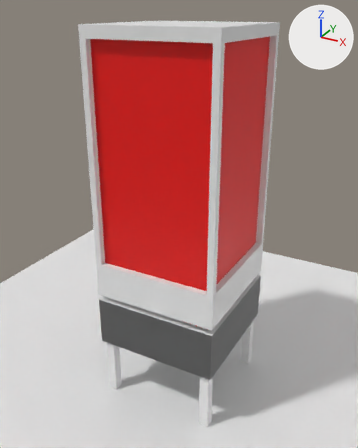
One commit to the glTF model exploder/assets/gumball_machine.glb: the scene before it, then after it.
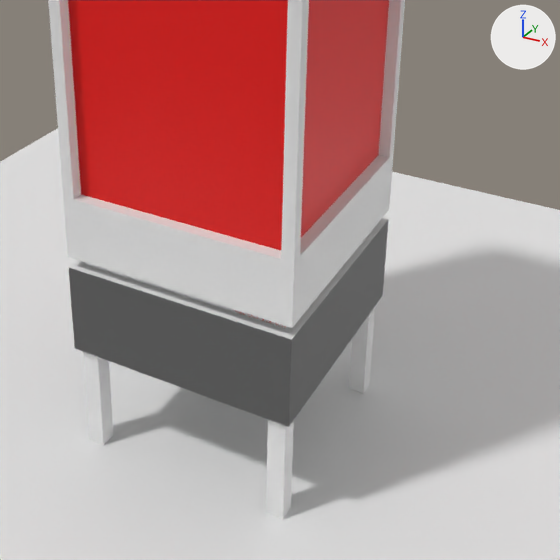
There are two pictures of each version: one whole from a camera (50 mm lens) standing at (3.41, -6.35, 6.21) and looking at (0.03, -0.2, 3.14), one close up on the part from 18% to 97% of the width and 37% to 100% of the height. Lighting does not change. The marker at upper right points along +X, +Y and +Z. Where no turn or scale is listed for an object, it has been applied to the vertices.

In view in the first close-up: 'Cube', 'case', 'inner-box'.
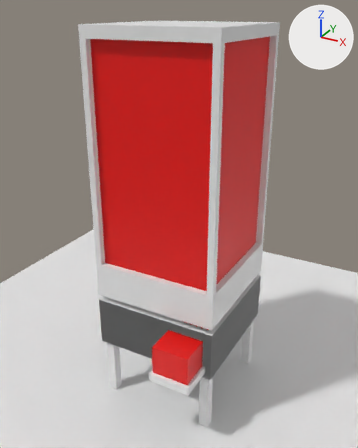
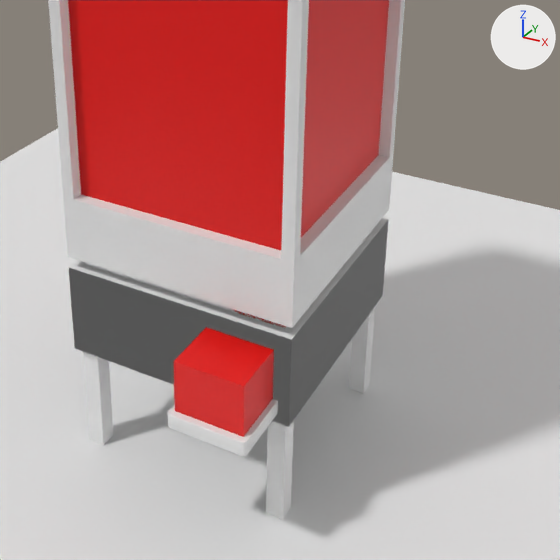
Boxes [x1, y1, x2, y2] around the edits, measured in the close-ups (560 x 560 px):
'inner-catcher', added (red): after [173, 327, 274, 437]
'catcher', added: after [168, 399, 278, 457]

Edits to the bpy script that builds the scene:
```text
Add me_inner_catcher_mesh:
    me_inner_catcher_mesh.from_pydata([(-0.287, -0.465, -0.305), (-0.287, -0.465, 0.247), (-0.287, 0.465, -0.189), (-0.287, 0.465, 0.247), (0.287, -0.465, -0.305), (0.287, -0.465, 0.247), (0.287, 0.465, -0.189), (0.287, 0.465, 0.247)], [], [(0, 1, 3), (0, 3, 2), (2, 3, 7), (2, 7, 6), (6, 7, 5), (6, 5, 4), (4, 5, 1), (4, 1, 0), (2, 6, 4), (2, 4, 0), (7, 3, 1), (7, 1, 5)])
    me_inner_catcher_mesh.materials.append(mat_invisible)  # red #e70500
Add me_cube:
    me_cube.from_pydata(...)  # 300 vertices, 596 faces; spans x -0.33..0.33, y -0.262..0.262, z -0.074..0.074
Add ob_inner_catcher:
    ob_inner_catcher = bpy.data.objects.new('inner-catcher', me_inner_catcher_mesh)
    ob_inner_catcher.location = (0.574, -1.007, 1.513)
Add ob_catcher:
    ob_catcher = bpy.data.objects.new('catcher', me_cube)
    ob_catcher.location = (0.574, -1.262, 1.239)
```
